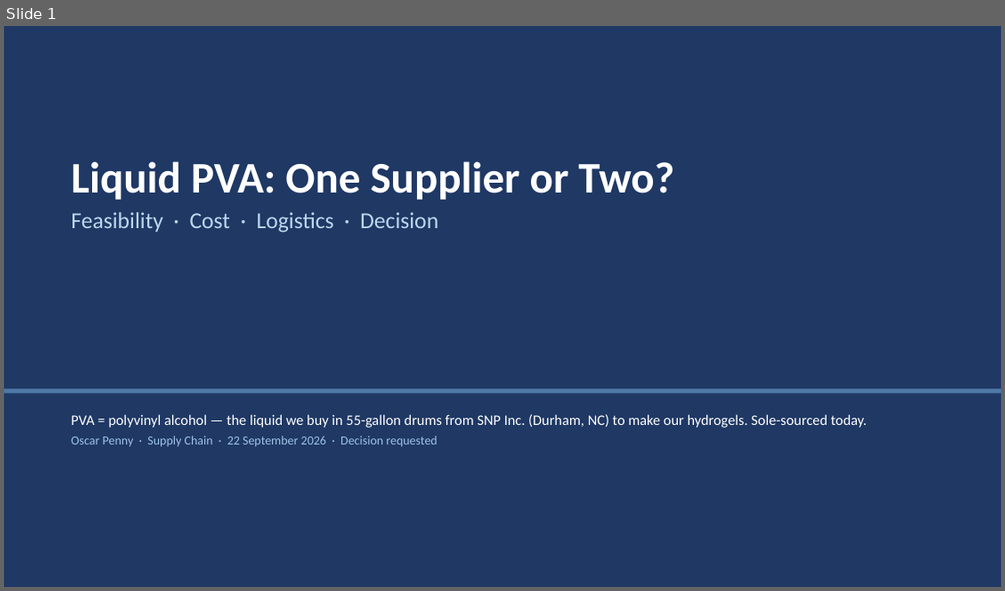
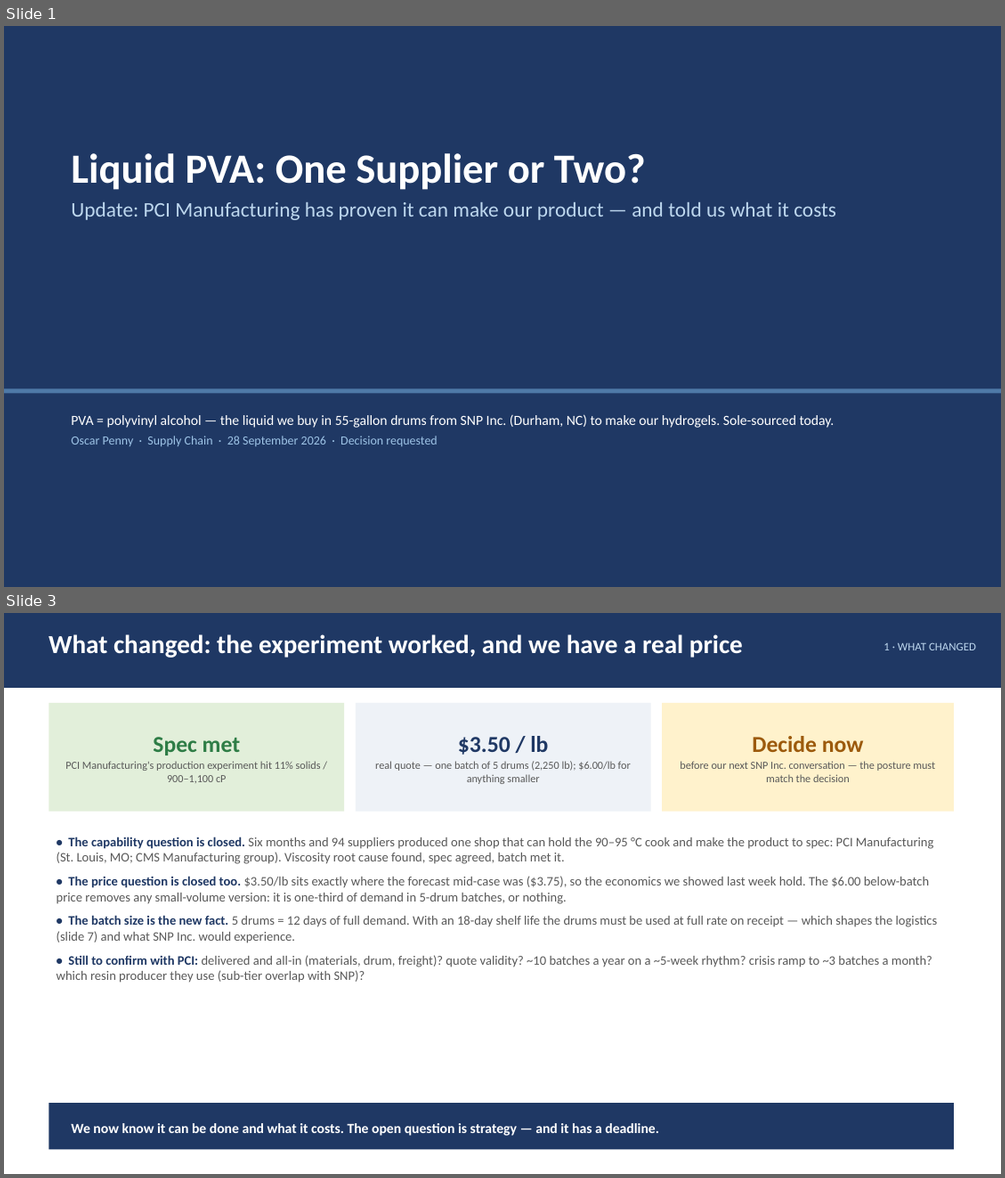
Before and after one commit to naviero1/Claude-Works, a slide deck: PVA second supplier initiative/PVA_Second_Supplier_Leadership_Deck.pptx. Shown one above the other, each under a label of ours: slide 1 before the commit, slides 1 and 3 after it; the slides between them are not shown. The pictures are 1005x591 and 1005x1178 pixels, drawn with LibreOffice and Linux fonts; fonts in the diff are those of the drawing. Boxes give left, top, right and bottom in pixels: in the first picture for what was removed or moved away, otherwise in the second. Text is boxed around its words. In the diff, an @@ line names an element or a change of style, - is before the commit and + after.

```diff
--- a/PVA second supplier initiative/PVA_Second_Supplier_Leadership_Deck.pptx
+++ b/PVA second supplier initiative/PVA_Second_Supplier_Leadership_Deck.pptx
@@ slide 3 added at (4, 613, 1001, 1174), background #FFFFFF @@
@@ rectangle added at (4, 613, 1001, 688), fill #1F3864 @@
@@ text added at (48, 634, 743, 657), 25 pt, text #FFFFFF, bold @@
+What changed: the experiment worked, and we have a real price
@@ text added at (883, 642, 976, 650), 11 pt, text #BDD7EE @@
+1 · WHAT CHANGED
@@ rectangle added at (48, 703, 344, 811), fill #E2EFDA @@
@@ rectangle added at (356, 703, 651, 811), fill #EEF2F7 @@
@@ rectangle added at (662, 703, 954, 811), fill #FFF2CC @@
@@ text added at (65, 737, 321, 783), 10.5 pt, text #595959 @@
+Spec met
+PCI Manufacturing's production experiment hit 11% solids / 900–1,100 cP
@@ text added at (375, 736, 631, 784), 10.5 pt, text #595959 @@
+$3.50 / lb
+real quote — one batch of 5 drums (2,250 lb); $6.00/lb for anything smaller
@@ text added at (680, 736, 935, 782), 10.5 pt, text #595959 @@
+Decide now
+before our next SNP Inc. conversation — the posture must match the decision
@@ text added at (57, 836, 938, 982), 12.5 pt, text #595959 @@
+• The capability question is closed. Six months and 94 suppliers produced one shop that can hold the 90–95 °C cook and make the product to spec: PCI Manufacturing (St. Louis, MO; CMS Manufacturing group). Viscosity root cause found, spec agreed, batch met it.
+• The price question is closed too. $3.50/lb sits exactly where the forecast mid-case was ($3.75), so the economics we showed last week hold. The $6.00 below-batch price removes any small-volume version: it is one-third of demand in 5-drum batches, or nothing.
+• The batch size is the new fact. 5 drums = 12 days of full demand. With an 18-day shelf life the drums must be used at full rate on receipt — which shapes the logistics (slide 7) and what SNP Inc. would experience.
+• Still to confirm with PCI: delivered and all-in (materials, drum, freight)? quote validity? ~10 batches a year on a ~5-week rhythm? crisis ramp to ~3 batches a month? which resin producer they use (sub-tier overlap with SNP)?
@@ rectangle added at (48, 1103, 954, 1149), fill #1F3864 @@
@@ text added at (71, 1123, 659, 1135), 13.5 pt, text #FFFFFF, bold @@
+We now know it can be done and what it costs. The open question is strategy — and it has a deadline.
@@ slide 1 changed as well @@
@@ text "Liquid PVA: One Supplier or ...": place and size @@
-text "Liquid PVA: One Supplier or ..." at (71, 161, 674, 232)
+text "Liquid PVA: One Supplier or ..." at (71, 153, 836, 220)
@@ text at (71, 153, 646, 190): size 42 to 40 pt in "Liquid PVA: One Supplier or Two?" @@
@@ text at (71, 202, 836, 220): text changed; size 22 to 20 pt @@
-Feasibility · Cost · Logistics · Decision
+Update: PCI Manufacturing has proven it can make our product — and told us what it costs
@@ text at (71, 414, 834, 427): size 14 to 13.5 pt in "PVA = polyvinyl alcohol — the liquid ..." @@
@@ text at (71, 435, 437, 446): text changed @@
-Oscar Penny · Supply Chain · 22 September 2026 · Decision requested
+Oscar Penny · Supply Chain · 28 September 2026 · Decision requested
```
Also in this commit, not shown: 5 other slides changed, 4 other slides added, 3 slides removed, 5 other files.
